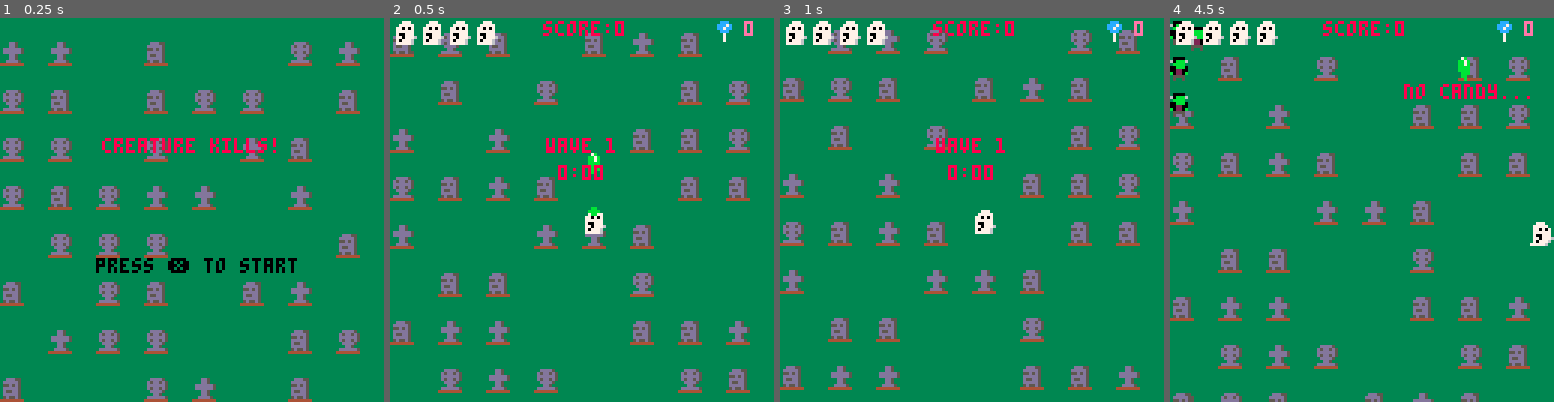
Above: before the commit, frames 1-4 (left to right).
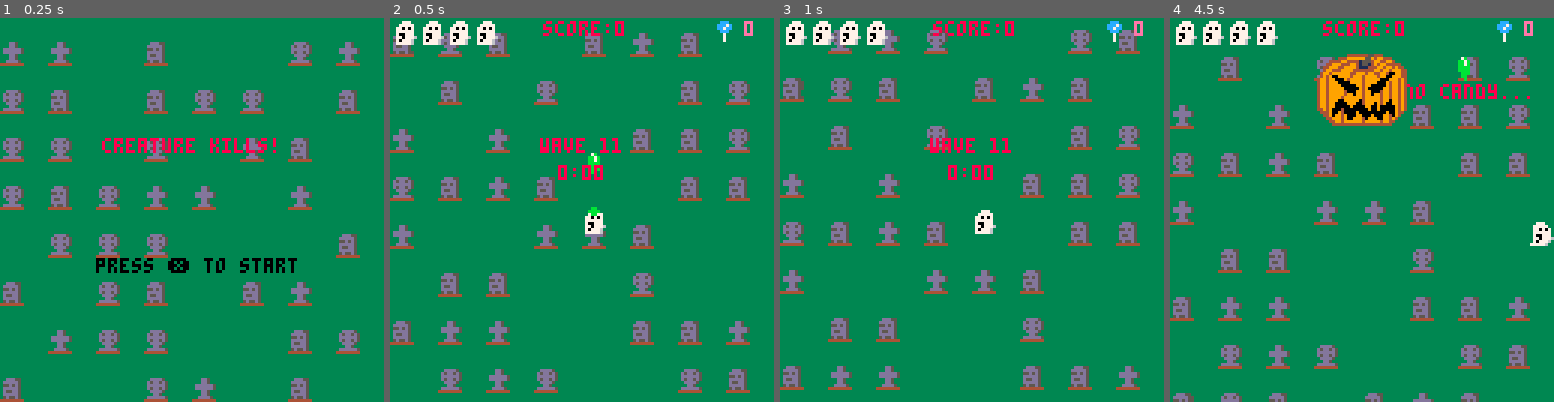
Above: after the commit, the same moments.

Repository: st0k3r/specter_deflector
Game: PICO-8 cartridge specter_deflector.p8
Two runs of this game, one before a commit and one after it. Both use one fixed random seed, a clock stepped at 60 frames per second and the inputs below.
Inputs:
- Up to frame 1 (0.25 s): no input
- Up to frame 2 (0.5 s): tap X (X key) at 0.33 s
- Up to frame 3 (1 s): tap O (Z key) at 0.7 s
- Up to frame 4 (4.5 s): tap X (X key) at 1.07, 1.85, 2.97, 4.08 s; hold Right 1.6-2.1 s; tap O (Z key) every 0.4 s from 1.7 to 4.1 s; hold Up 2.15-2.42 s; hold Right 2.47-3.03 s; hold Left 3.08-3.58 s; hold Down 3.63-3.97 s; hold Right from 4.02 s (still down)

Frame 1 is identical in both runs. In frame 2, 0.3% of the frame differs, in the area x 39-61%, y 31-36%; in frame 3, 0.3%; in frame 4, 4.6%, in the area x 0-62%, y 0-29%.

Commit message:
Added boss SFX and fixed music cutoff bug

Diff:
--- a/main.lua
+++ b/main.lua
@@ -18,6 +18,7 @@
 	graveyard_gen()
 
 	lockout=0
+	win_music_pending=false
 
 	shake=0
 
@@ -148,6 +149,13 @@
 
 --win state - called when mode is set to "win"
 function update_win()
+	if win_music_pending then
+		if not sfx_playing(19) then
+			music(8)
+			win_music_pending=false
+		end
+	end
+
 	if t<lockout then
 		return
 	end
@@ -828,7 +836,8 @@
 
 	music(-1)
 	music(6)
-	wave=0
+	wave=10
+	lastwave=11
 	timer_frames=0
 	timer_seconds=0
 	timer_minutes=0
@@ -1044,7 +1053,7 @@
  		creature.h=16
  elseif creature_type==5  then
 		creature.spr=196
- 		creature.hp=130
+ 		creature.hp=5
  		creature.animation={196}
  		creature.anispeed=1
  		creature.has_fired=false
@@ -1347,7 +1356,11 @@
 		local y_line=lvl[y]
 		for x=1,10 do
 			if y_line[x]!=0 do
-				sfx(7)
+				if wave<lastwave then
+					sfx(7)
+				else
+					music(9)
+				end
 				spawn_creature(y_line[x],x*12-6,4+y*12,x*4)
 			end
 		end
@@ -1363,7 +1376,7 @@
 	if wave>11 then
 		mode="win"
 		lockout=t+30
-		music(8)
+		win_music_pending=true
 	else
 		mode="wavetext"
 		if wave==1 then
@@ -1372,10 +1385,20 @@
 			wavetime=80
 		end
 
-		if wave>1 then
+		if wave>1 and wave!=11 then
 			sfx(6)
 		end
 	end
+end
+
+--checks if a given sfx is still playing on any channel
+function sfx_playing(n)
+	for i=0,3 do
+		if stat(16+i)==n then
+			return true
+		end
+	end
+	return false
 end
 
 --behaviors
@@ -1403,7 +1426,10 @@
 			creature.y=creature.posy
 			creature.mission="hover"
 			if creature.boss==true then
+				sfx(40)
 				creature.mission="boss_1"
+				creature.shake=30
+				creature.wait=30
 				creature.phbegin=t
 			else
 				creature.mission="hover"
@@ -1596,6 +1622,7 @@
 		creature.phbegin = t
 		creature.no_interact = true
 		creature_bullets={}
+		sfx(41)
 		return
 	end
 
@@ -1935,6 +1962,7 @@
 
 --boss mission 5
 function boss_5(creature)
+	music(-1)
 	creature.shake=10
 	creature.flash=10
 
@@ -1953,8 +1981,8 @@
 
 	 if creature.phbegin+4*30<t then
 		spawn_boss_explosion(creature.x+16, creature.y+12)
-		sfx(19)
 		shake=15
 		creatures={}
-	end
-end
+		sfx(19)
+	end
+end
Not shown, changed: 17 lines of the sprite sheet (__gfx__) section of specter_deflector.p8
Not shown, changed: the music (__music__) section of specter_deflector.p8
Not shown, changed: the sound effects (__sfx__) section of specter_deflector.p8
Not shown, changed: sprites.png
